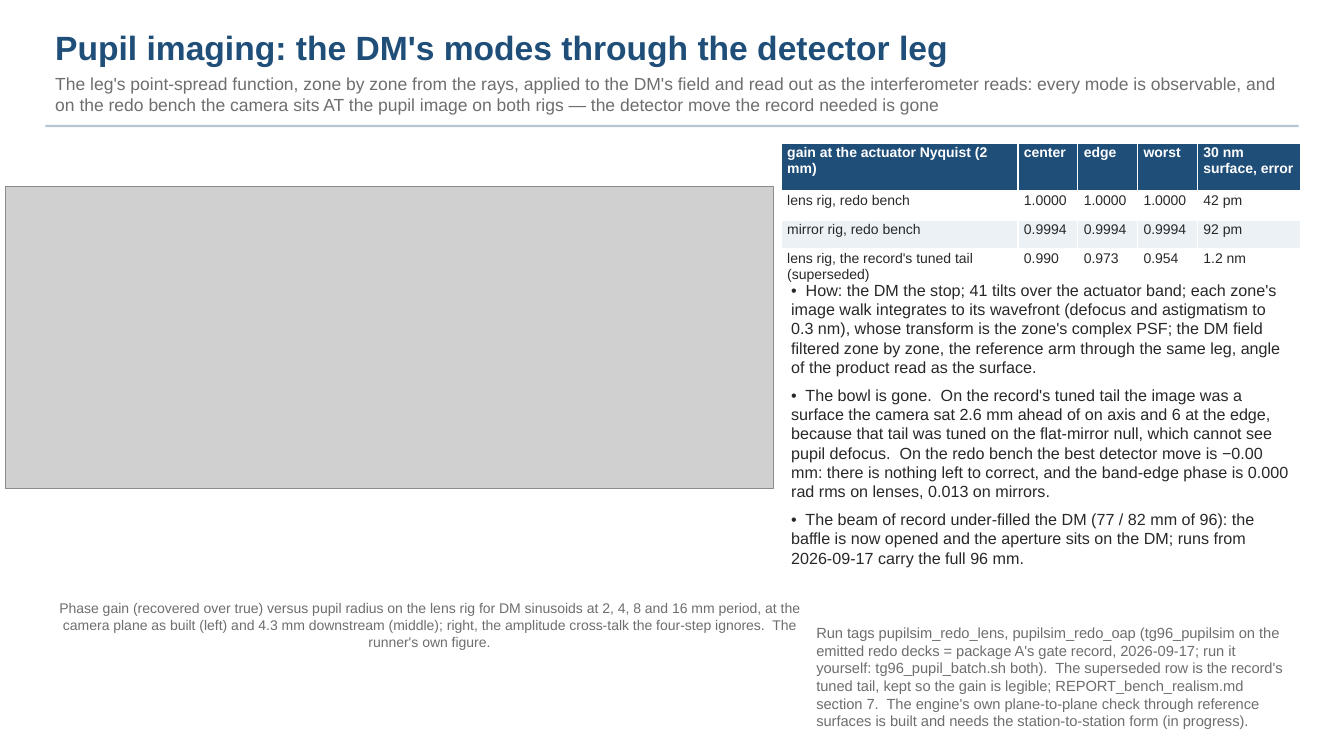
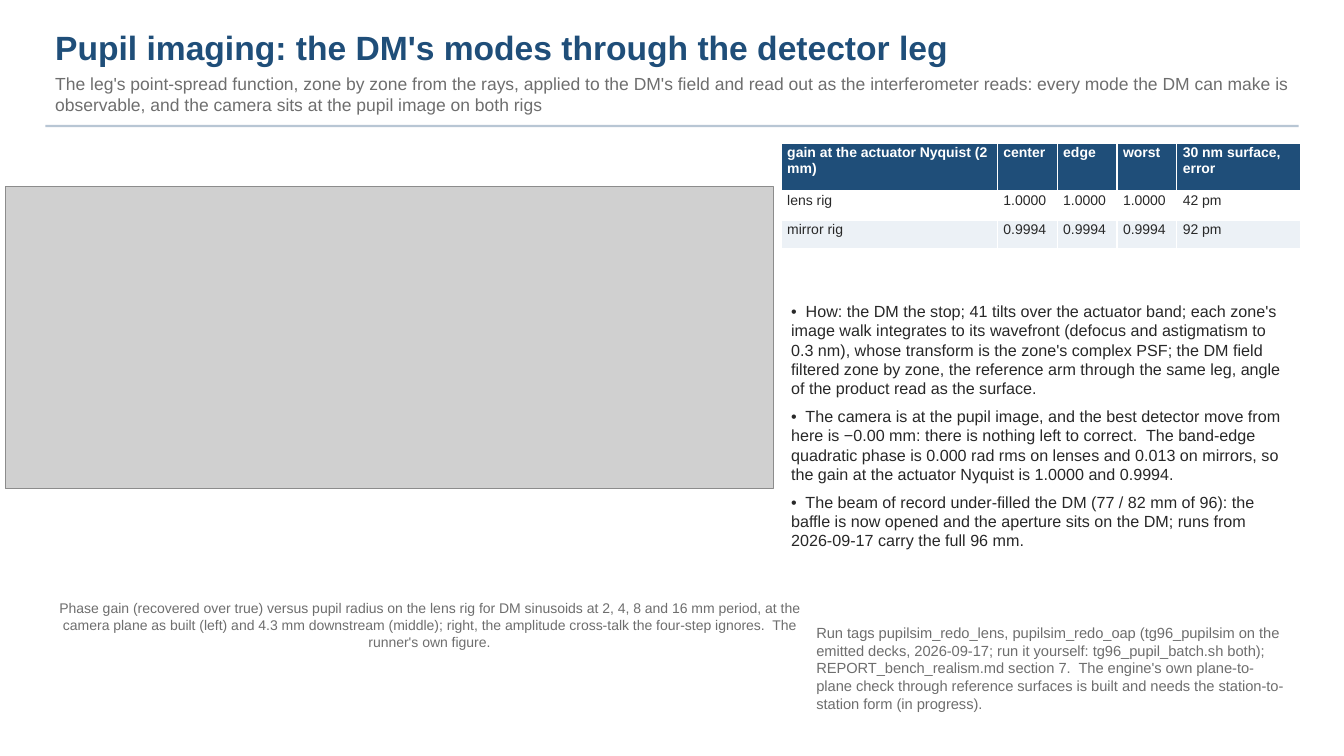
Before and after one commit to nasa-jpl/macos, a slide deck: slide 16 of demo_session/deck_gauges_baseline.pptx (slide 15 before the commit). Drawn at 1344x756 pixels with LibreOffice and Linux fonts; fonts in the diff are those of the drawing; grey boxes stand for pictures. Boxes give left, top, right and bottom in pixels: in the first picture for what was removed or moved away, otherwise in the second. Text is boxed around its words. In the diff, an @@ line names an element or a change of style, - is before the commit and + after.

```diff
--- a/demo_session/deck_gauges_baseline.pptx
+++ b/demo_session/deck_gauges_baseline.pptx
@@ text at (55,77,1288,115): text changed @@
-The leg's point-spread function, zone by zone from the rays, applied to the DM's field and read out as the interferometer reads: every mode is observable, and on the redo bench the camera sits AT the pupil image on both rigs — the detector move the record needed is gone
+The leg's point-spread function, zone by zone from the rays, applied to the DM's field and read out as the interferometer reads: every mode the DM can make is observable, and the camera sits at the pupil image on both rigs
@@ table at (781,143,1300,249) @@
-row 2: lens rig, redo bench | 1.0000 | 1.0000 | 1.0000 | 42 pm
-row 3: mirror rig, redo bench | 0.9994 | 0.9994 | 0.9994 | 92 pm
-row 4: lens rig, the record's tuned tail (superseded) | 0.990 | 0.973 | 0.954 | 1.2 nm
+row 2: lens rig | 1.0000 | 1.0000 | 1.0000 | 42 pm
+row 3: mirror rig | 0.9994 | 0.9994 | 0.9994 | 92 pm
@@ text "• How: the DM the ...": place and size @@
-text "• How: the DM the ..." at (791,284,1288,568)
+text "• How: the DM the ..." at (791,305,1280,550)
@@ text at (791,410,1280,484): text changed @@
-• The bowl is gone. On the record's tuned tail the image was a surface the camera sat 2.6 mm ahead of on axis and 6 at the edge, because that tail was tuned on the flat-mirror null, which cannot see pupil defocus. On the redo bench the best detector move is −0.00 mm: there is nothing left to correct, and the band-edge phase is 0.000 rad rms on lenses, 0.013 on mirrors.
+• The camera is at the pupil image, and the best detector move from here is −0.00 mm: there is nothing left to correct. The band-edge quadratic phase is 0.000 rad rms on lenses and 0.013 on mirrors, so the gain at the actuator Nyquist is 1.0000 and 0.9994.
@@ text at (816,627,1284,712): text changed @@
-Run tags pupilsim_redo_lens, pupilsim_redo_oap (tg96_pupilsim on the emitted redo decks = package A's gate record, 2026-09-17; run it yourself: tg96_pupil_batch.sh both). The superseded row is the record's tuned tail, kept so the gain is legible; REPORT_bench_realism.md section 7. The engine's own plane-to-plane check through reference surfaces is built and needs the station-to-station form (in progress).
+Run tags pupilsim_redo_lens, pupilsim_redo_oap (tg96_pupilsim on the emitted decks, 2026-09-17; run it yourself: tg96_pupil_batch.sh both); REPORT_bench_realism.md section 7. The engine's own plane-to-plane check through reference surfaces is built and needs the station-to-station form (in progress).
```
Also in this commit, not shown: 2 other slides changed, 1 slide added, 3 other files.
